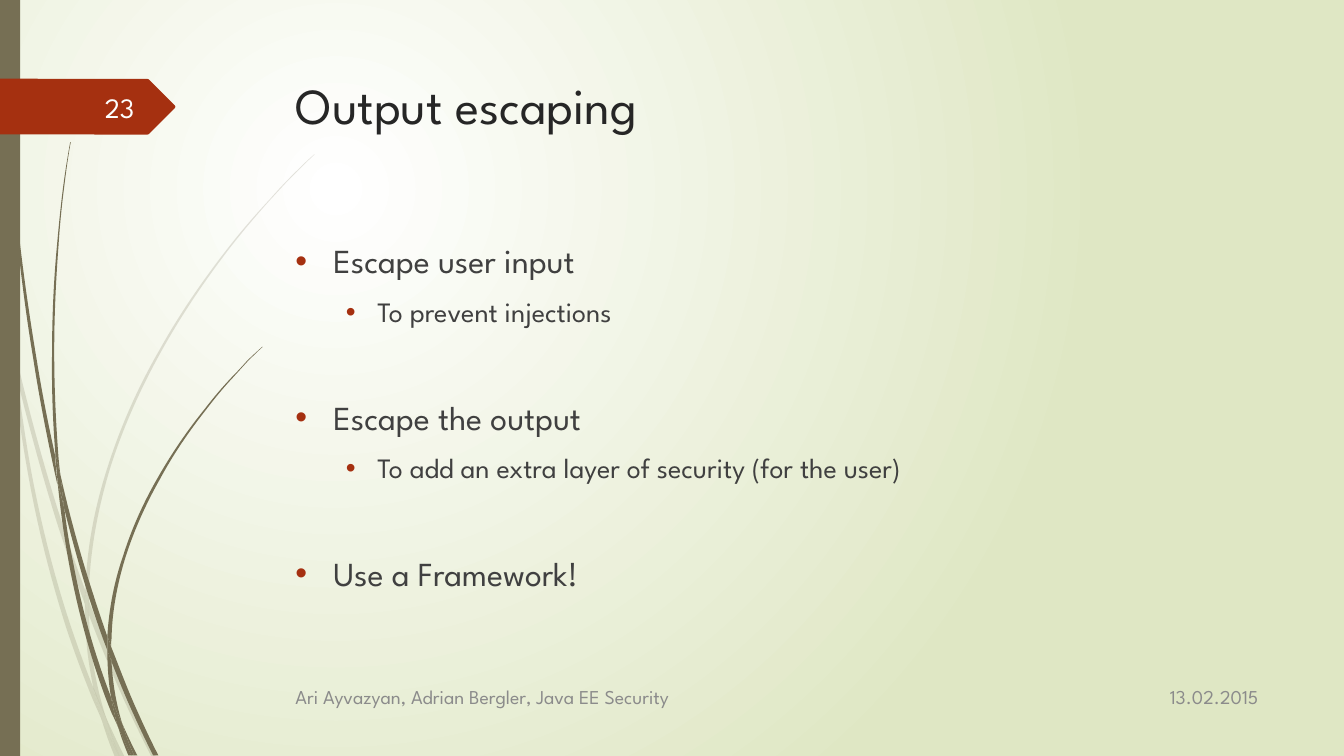
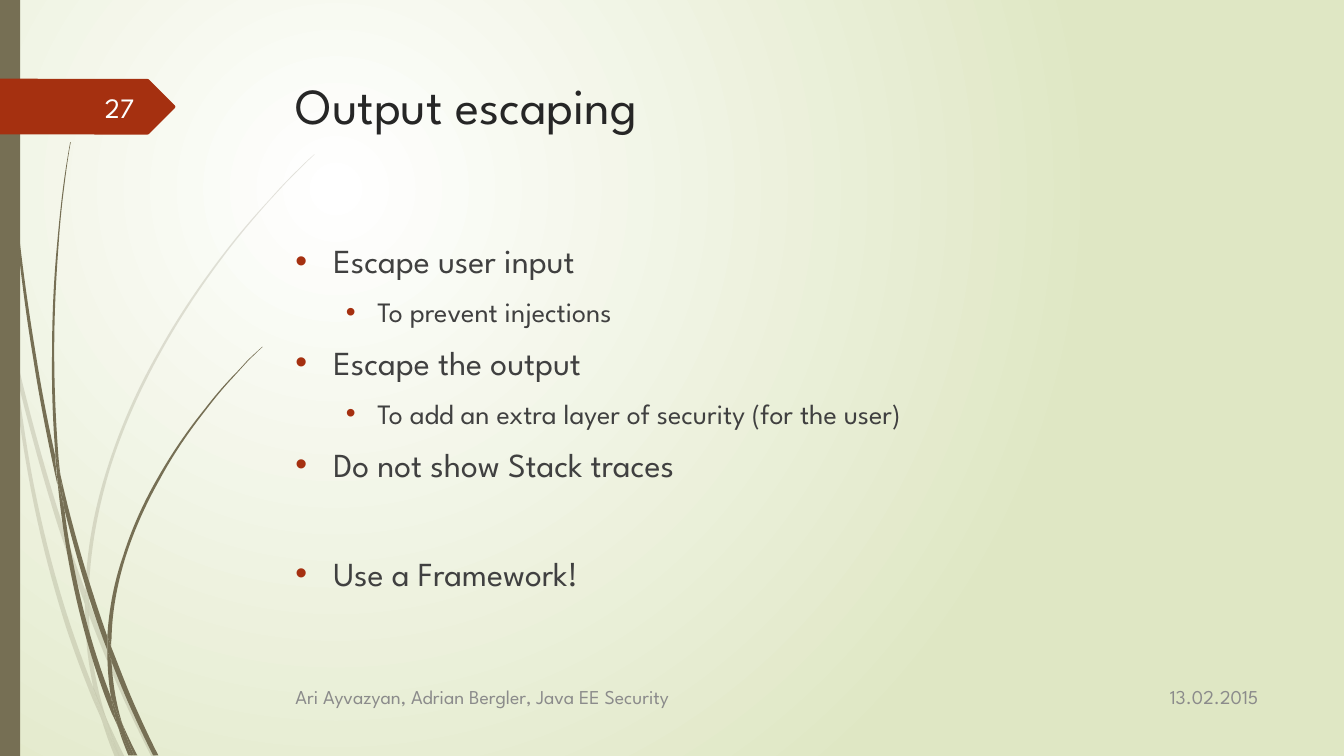
Before and after one commit to aayvazyan-tgm/JavaEESecurityExample, a slide deck: slide 27 of doc/Java EE - Security.pptx (slide 23 before the commit). Drawn at 1344x756 pixels with LibreOffice and Linux fonts; fonts in the diff are those of the drawing. Boxes give left, top, right and bottom in pixels: in the first picture for what was removed or moved away, otherwise in the second. Text is boxed around its words. In the diff, an @@ line names an element or a change of style, - is before the commit and + after.

```diff
--- a/doc/Java EE - Security.pptx
+++ b/doc/Java EE - Security.pptx
@@ page number at [105, 99, 135, 118]: text changed @@
-23
+27
@@ text at [333, 454, 674, 478]: paragraph added @@
+• Do not show Stack traces
```
Also in this commit, not shown: 4 other slides changed, 3 slides added.
